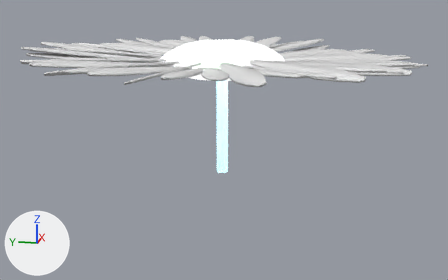
The glTF model public/webgl/models/Daisy/daisy.glb: old version first, new version second.
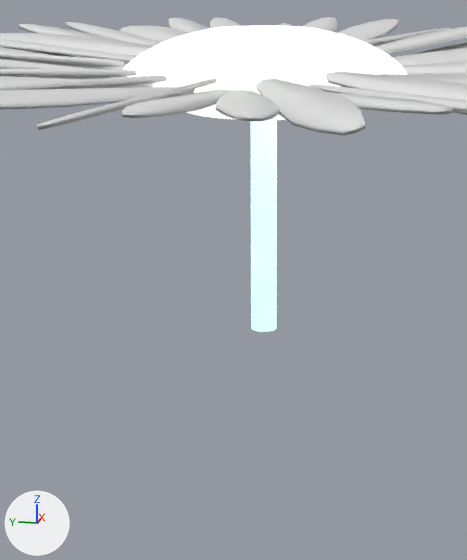
Each version appears first whole from a 50 mm lens placed at (-0.526, -0.107, 0.073), pointed at (0.001, -0.001, -0.059), and next in a close-up on the part from 24% to 69% of the width and 10% to 97% of the height. Every picture has the same lights, and +X, +Y and +Z are marked at lower left. Where no turn or scale is listed for an object, it has been applied to the vertices.
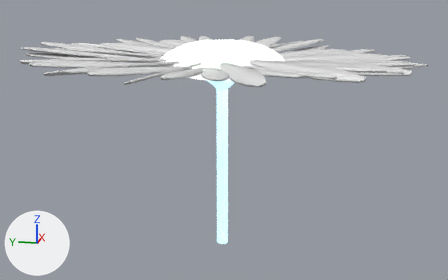
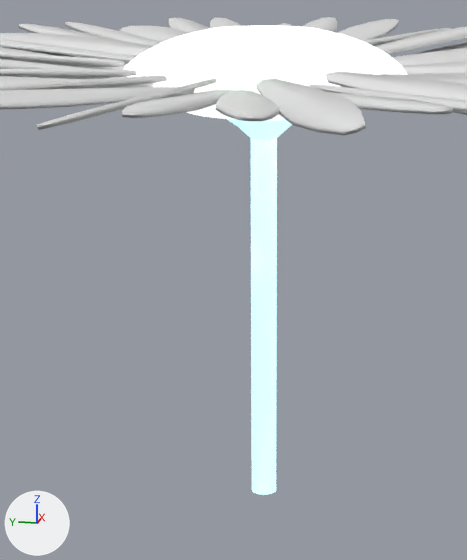
Boxes (x1, y1, x2, y2) around the edits, measured in the close-ups (467 x 560 px):
'Cylinder', rescaled
    before: (251, 120, 277, 332)
    after: (227, 119, 292, 495)

The change, as a list of edits to the scene's bpy script:
```text
Change ob_cylinder:
    ob_cylinder.scale: (-0.032, -0.032, -0.00138) -> (-0.032, -0.032, -0.0024)
```
